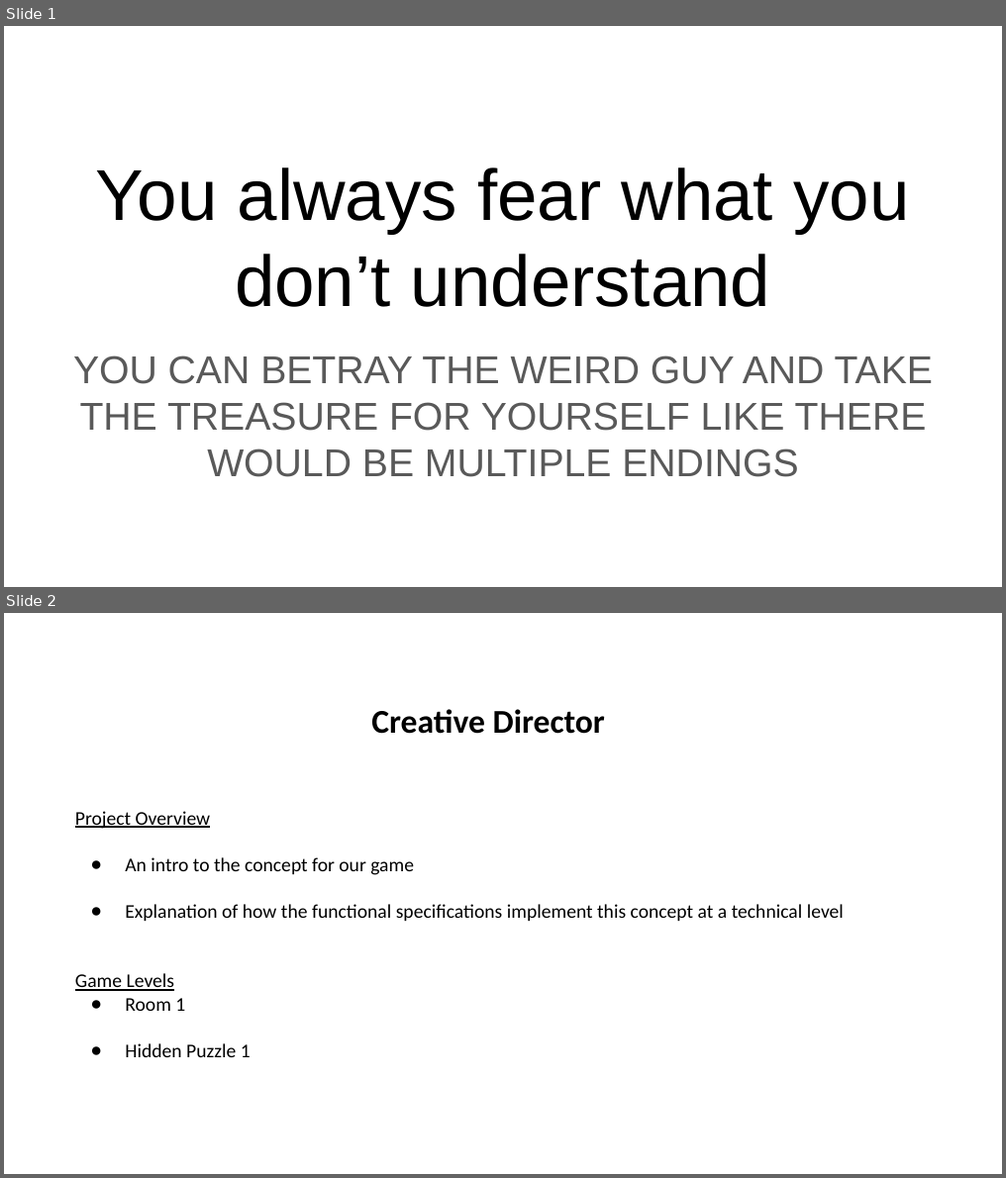
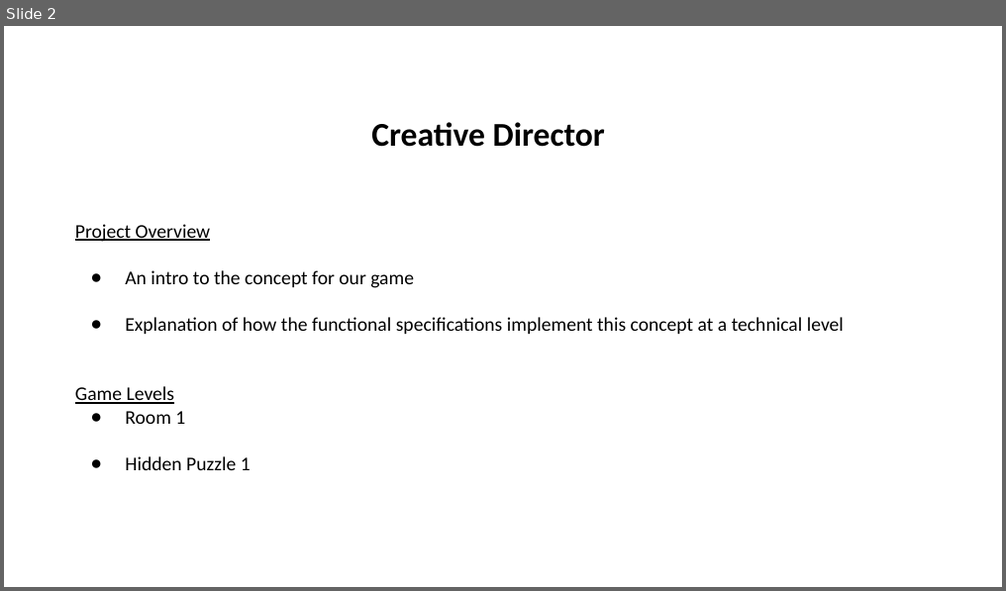
Before and after one commit to axchristie/IASC1P04-TeamH, a slide deck: Axure Presentation (1).pptx. Shown one above the other, each under a label of ours: slides 1 and 2 before the commit, slide 2 after it. The pictures are 1006x1178 and 1006x591 pixels, drawn with LibreOffice and Linux fonts; fonts in the diff are those of the drawing. Boxes give left, top, right and bottom in pixels: in the first picture for what was removed or moved away, otherwise in the second. Text is boxed around its words. In the diff, an @@ line names an element or a change of style, - is before the commit and + after.

```diff
--- a/Axure Presentation (1).pptx
+++ b/Axure Presentation (1).pptx
@@ slide 1 removed at bbox=[4, 26, 1002, 587], background #FFFFFF @@
@@ title removed at bbox=[96, 168, 909, 307] @@
-You always fear what you don’t understand
@@ subtitle removed at bbox=[73, 356, 933, 477] @@
-YOU CAN BETRAY THE WEIRD GUY AND TAKE THE TREASURE FOR YOURSELF LIKE THERE WOULD BE MULTIPLE ENDINGS
```
Also in this commit, not shown: 2 slides changed, 1 slide added.
